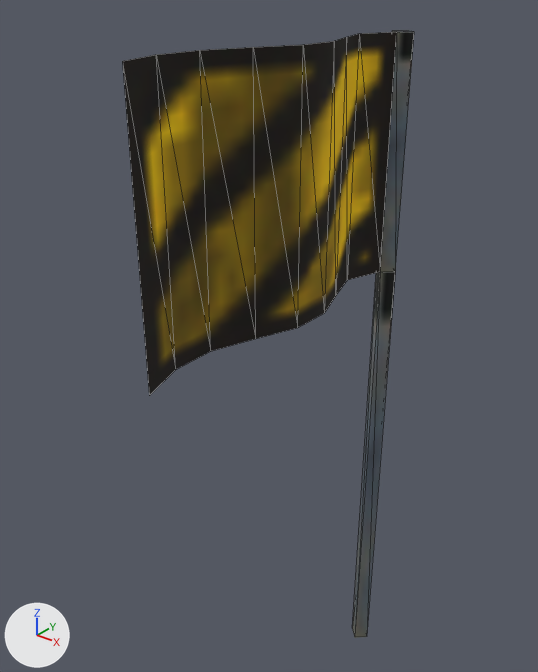
The glTF model packages/client/public/models/props/bug-hunt/prop-028.glb: old version first, new version second.
The view is the same before and after, from a 50 mm lens placed at (0.716, -1.28, 1.578), pointed at (-0.094, -0.266, 0.95). The axes (+X, +Y, +Z) are drawn at lower left. The lights are the same throughout. The first picture is the older version. Mesh edges are drawn as thin lines. Vertices at exactly the same position are counted once.

Objects in the first picture: 'root'.
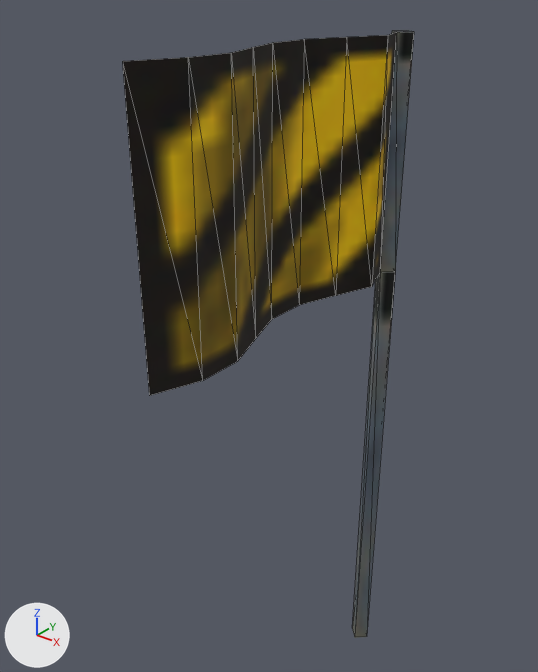
The newer file adds a shape key; the second version is drawn at full value of the shape key 'target_2' of 'root', and the change is written as the vertex moves it makes.

Edits to the bpy script that builds the scene:
```text
Change me_hull:
    where me_hull.from_pydata(...)  # 28 vertices, 34 faces; spans x -0.027..0.029, y -0.66..0.023, z 0.0..1.486
    used by ob_root; location = (0.0, 0.0, 0.0)
    before: 1 (-0.027, -0.58, 1.031) at pixel (175, 369), 2 (-0.027, -0.58, 1.486) at pixel (156, 54), 4 (-0.027, -0.5, 1.031) at pixel (210, 351), 5 (-0.027, -0.5, 1.486) at pixel (199, 50), 8 (0.029, -0.342, 1.031) at pixel (297, 327)
    before: 9 (0.029, -0.342, 1.486) at pixel (303, 44), 10 (-0.027, -0.102, 1.486) at pixel (359, 33), 13 (-0.027, -0.102, 1.031) at pixel (347, 280), 16 (0.029, -0.262, 1.486) at pixel (334, 41), 17 (0.029, -0.262, 1.031) at pixel (324, 313)
    me_hull part 1
    add for i in [1, 2, 4, 5, 10, 13]: me_hull.vertices[i].co += Vector((0.057, 0.0, 0.0))
    add for i in [8, 9, 16, 17]: me_hull.vertices[i].co += Vector((-0.057, 0.0, 0.0))
```

Where the change shows, as pixel boxes (x1, y1, x2, y2) in the pictures (538 x 672 px; the box of a moved part takes in the faces that stretch with it):
part 1 of me_hull, moved or reshaped: (123, 32, 397, 396) in both
